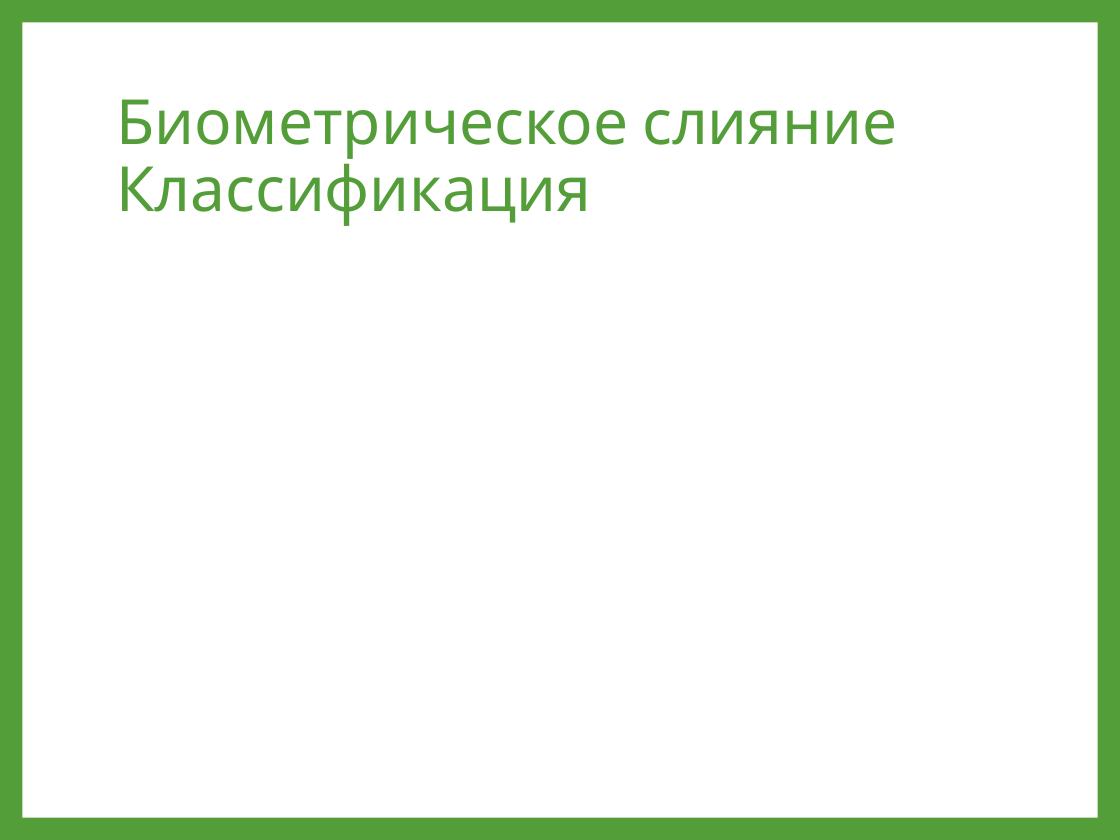
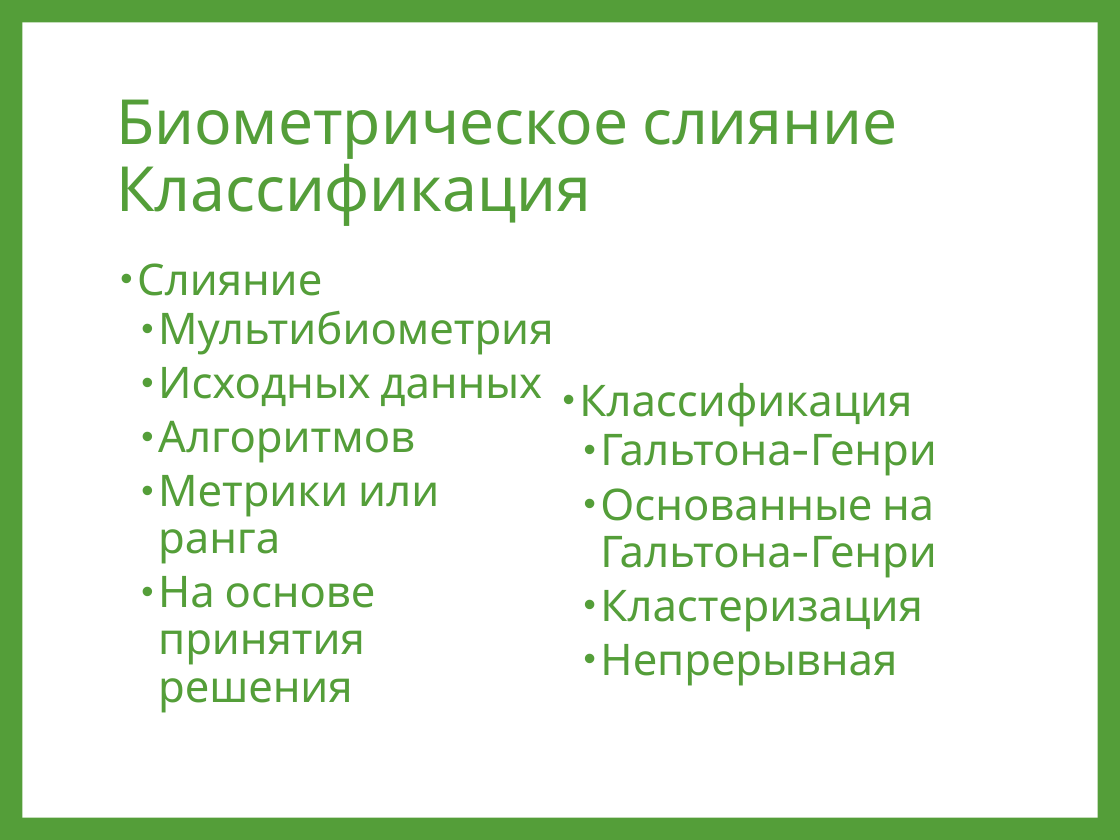
Before and after one commit to swapnilghorpade/cuda-fingerprinting, a slide deck: slide 6 of Publications/15.03.2013 - SPIIRAS/Опыт решения задачи дактилоскопической идентификации с использованием GPGPU.pptx. Drawn at 1120x840 pixels with LibreOffice and Linux fonts; fonts in the diff are those of the drawing. Boxes give left, top, right and bottom in pixels: in the first picture for what was removed or moved away, otherwise in the second. Text is boxed around its words. In the diff, an @@ line names an element or a change of style, - is before the commit and + after.

```diff
--- a/Publications/15.03.2013 - SPIIRAS/Опыт решения задачи дактилоскопической идентификации с использованием GPGPU.pptx
+++ b/Publications/15.03.2013 - SPIIRAS/Опыт решения задачи дактилоскопической идентификации с использованием GPGPU.pptx
@@ text added at [137, 263, 937, 713], 28 pt, text #549E39 @@
+• Слияние
+  • Мультибиометрия
+  • Исходных данных
+  • Алгоритмов
+  • Метрики или ранга
+  • На основе принятия решения
+• Классификация
+  • Гальтона-Генри
+  • Основанные на Гальтона-Генри
+  • Кластеризация
+  • Непрерывная
```
Also in this commit, not shown: 3 other slides changed, 9 slides added, 5 slides removed.
